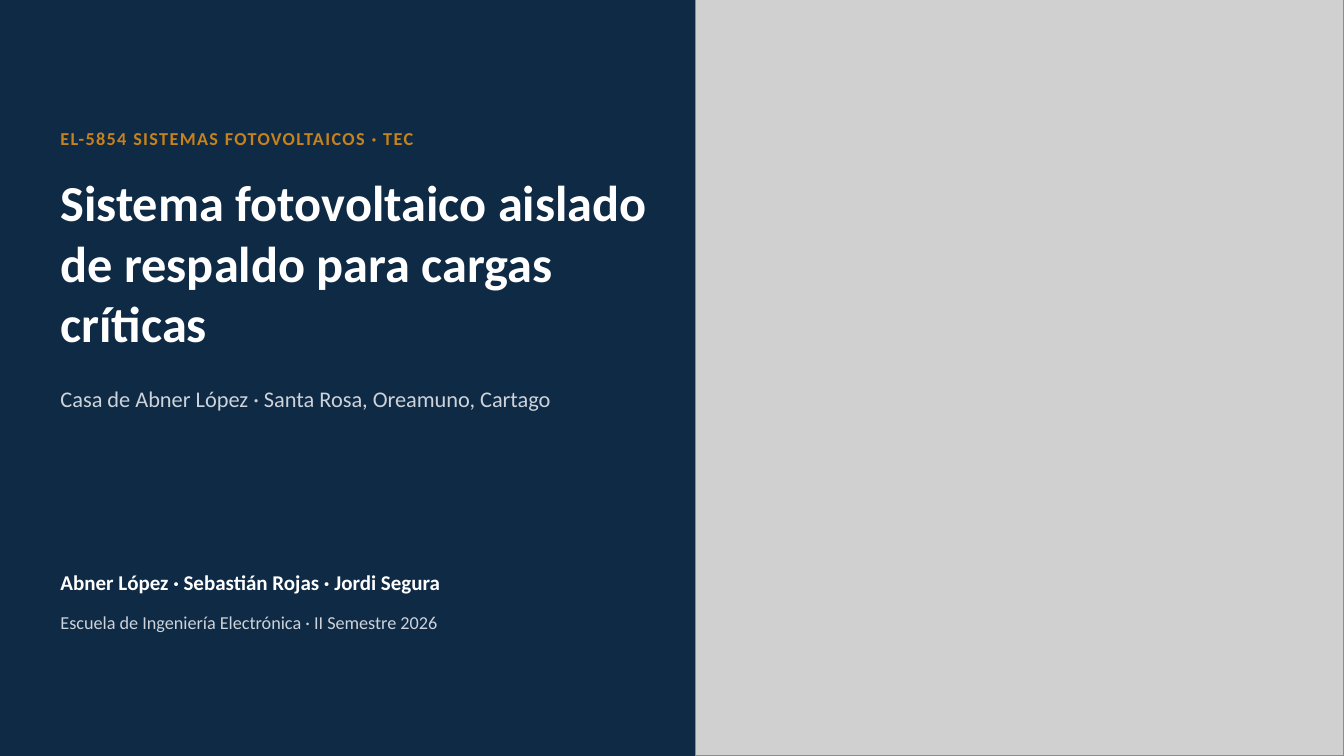
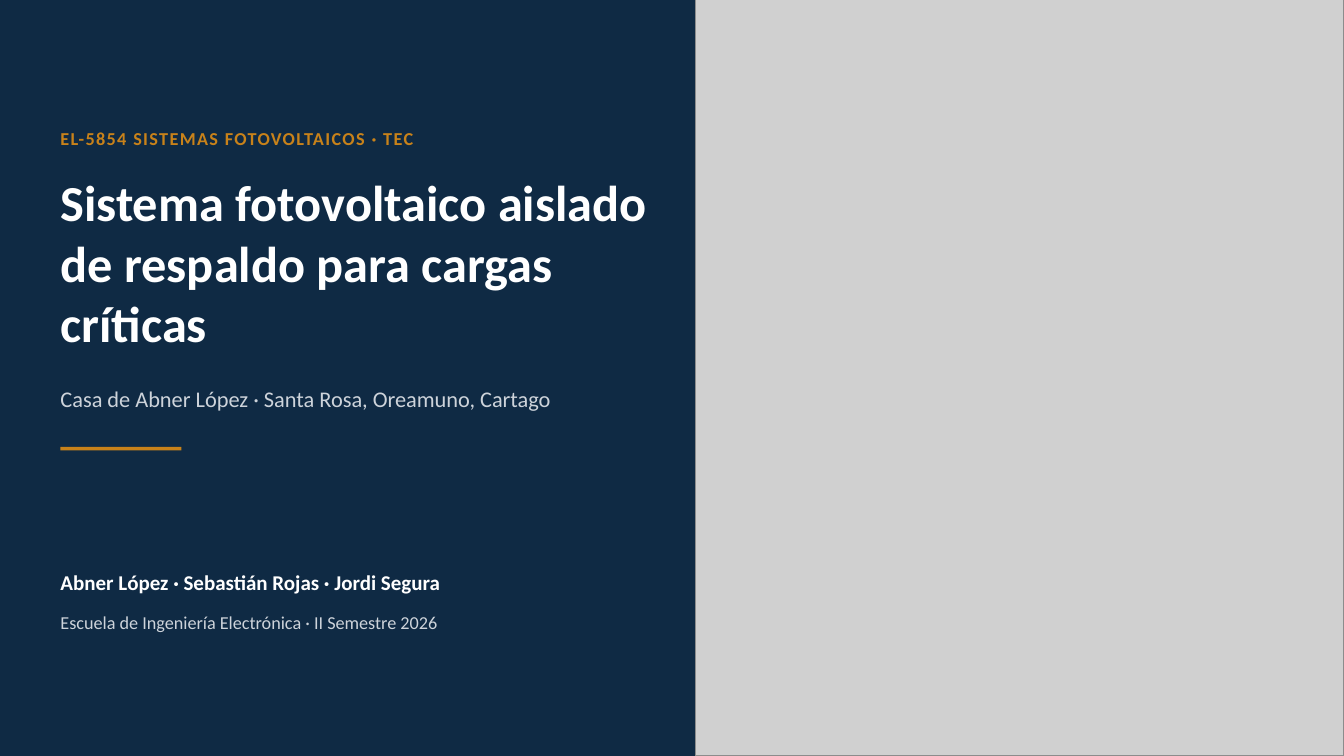
Before and after one commit to Jordis17/PROYECTO-2-FOTOVOLTAICOS, a slide deck: slide 1 of informe/presentacion/Sistema_FV_aislado_Abner_Lopez.pptx. Drawn at 1344x756 pixels with LibreOffice and Linux fonts; fonts in the diff are those of the drawing; grey boxes stand for pictures. Boxes give left, top, right and bottom in pixels: in the first picture for what was removed or moved away, otherwise in the second. Text is boxed around its words. In the diff, an @@ line names an element or a change of style, - is before the commit and + after.

```diff
--- a/informe/presentacion/Sistema_FV_aislado_Abner_Lopez.pptx
+++ b/informe/presentacion/Sistema_FV_aislado_Abner_Lopez.pptx
@@ line added from (60, 449) to (181, 449), #C8821A 2.5 pt @@
```
Also in this commit, not shown: 9 other slides changed, 16 other files.
